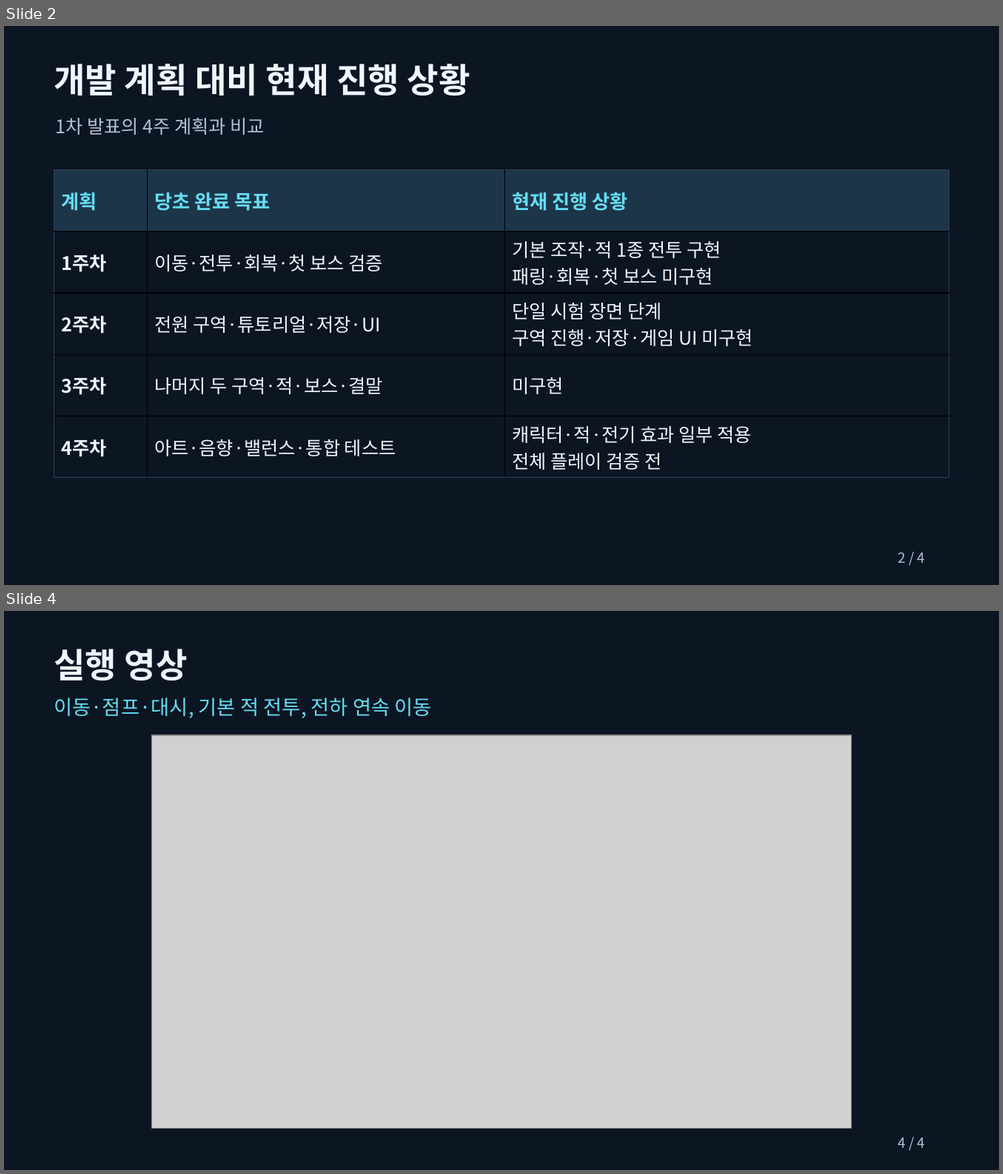
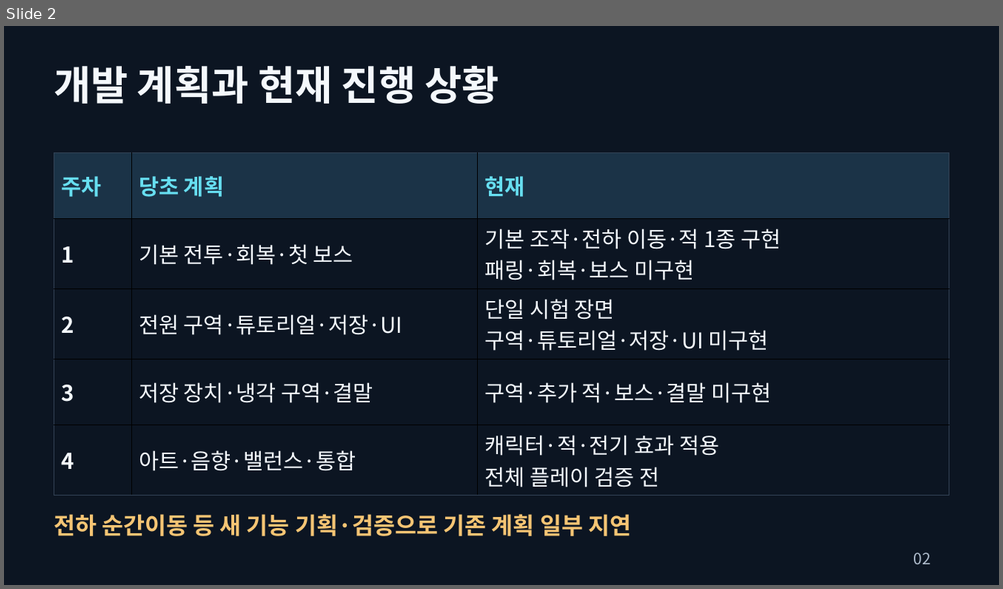
Before and after one commit to snooy-dev/circuit-warden, a slide deck: Circuit_Warden_Phase2_Presentation.pptx. Shown one above the other, each under a label of ours: slides 2 and 4 before the commit, slide 2 after it; the slides between them are not shown. The pictures are 1003x1174 and 1003x589 pixels, drawn with LibreOffice and Linux fonts; fonts in the diff are those of the drawing; grey boxes stand for pictures. Boxes give left, top, right and bottom in pixels: in the first picture for what was removed or moved away, otherwise in the second. Text is boxed around its words. In the diff, an @@ line names an element or a change of style, - is before the commit and + after.

Commit message:
docs(presentation): 프리텐다드 적용과 발표 구성 개선
가독성 개선 요청에 따라 5장으로 분리하고 글자와 게임 화면을 확대했다. 캐릭터 변경을 이미지로 비교하며 새 기능 기획·검증에 따른 일정 지연 사유도 반영했다.

최종 5장 시각 확인과 PPTX 구조·배치·프리텐다드 지정 검사를 통과했다. 삽입 영상 해시 보존을 확인했다. PowerPoint 발표 모드 재생과 실제 낭독 시간은 미검사다.

```diff
--- a/Circuit_Warden_Phase2_Presentation.pptx
+++ b/Circuit_Warden_Phase2_Presentation.pptx
@@ slide 4 removed at [4, 611, 999, 1170], background #0C1522 @@
@@ text removed at [54, 649, 188, 681] @@
-실행 영상
@@ text removed at [54, 698, 432, 718] @@
-이동·점프·대시, 기본 적 전투, 전하 연속 이동
@@ picture removed at [152, 735, 851, 1129] @@
@@ text removed at [897, 1138, 925, 1148] @@
-4 / 4
@@ slide 2 changed as well @@
@@ text at [54, 66, 499, 104]: text changed; size 33 to 39 pt; text colour #EFF6FF to #F4F8FC @@
-개발 계획 대비 현재 진행 상황
+개발 계획과 현재 진행 상황
@@ text removed at [55, 118, 264, 135] @@
-1차 발표의 4주 계획과 비교
@@ table at [54, 153, 949, 491] @@
-row 1: 계획 | 당초 완료 목표 | 현재 진행 상황
+row 1: 주차 | 당초 계획 | 현재
-row 2: 1주차 | 이동·전투·회복·첫 보스 검증 | 기본 조작·적 1종 전투 구현 / 패링·회복·첫 보스 미구현
+row 2: 1 | 기본 전투·회복·첫 보스 | 기본 조작·전하 이동·적 1종 구현 / 패링·회복·보스 미구현
-row 3, column 1: 2주차
+row 3, column 1: 2
-row 3, column 3: 단일 시험 장면 단계 / 구역 진행·저장·게임 UI 미구현
+row 3, column 3: 단일 시험 장면 / 구역·튜토리얼·저장·UI 미구현
-row 4: 3주차 | 나머지 두 구역·적·보스·결말 | 미구현
+row 4: 3 | 저장 장치·냉각 구역·결말 | 구역·추가 적·보스·결말 미구현
-row 5: 4주차 | 아트·음향·밸런스·통합 테스트 | 캐릭터·적·전기 효과 일부 적용 / 전체 플레이 검증 전
+row 5: 4 | 아트·음향·밸런스·통합 | 캐릭터·적·전기 효과 적용 / 전체 플레이 검증 전
@@ fill #1D3549 to #1B3347 in row 1 @@
@@ size 18 to 21 pt, text colour #EFF6FF to #F4F8FC in "전원 구역·튜토리얼·저장·UI" @@
@@ borders changed @@
@@ table: place and size @@
-table at [54, 170, 949, 479]
+table at [54, 153, 949, 491]
@@ text added at [54, 514, 631, 537], 22.5 pt, text #F5C574, bold @@
+전하 순간이동 등 새 기능 기획·검증으로 기존 계획 일부 지연
@@ text at [913, 553, 930, 565]: text changed; size 13.5 to 15 pt; text colour #B2C1D2 to #AFBCCC @@
-2 / 4
+02
```
Also in this commit, not shown: 2 other slides changed, 2 slides added, 1 other file.
